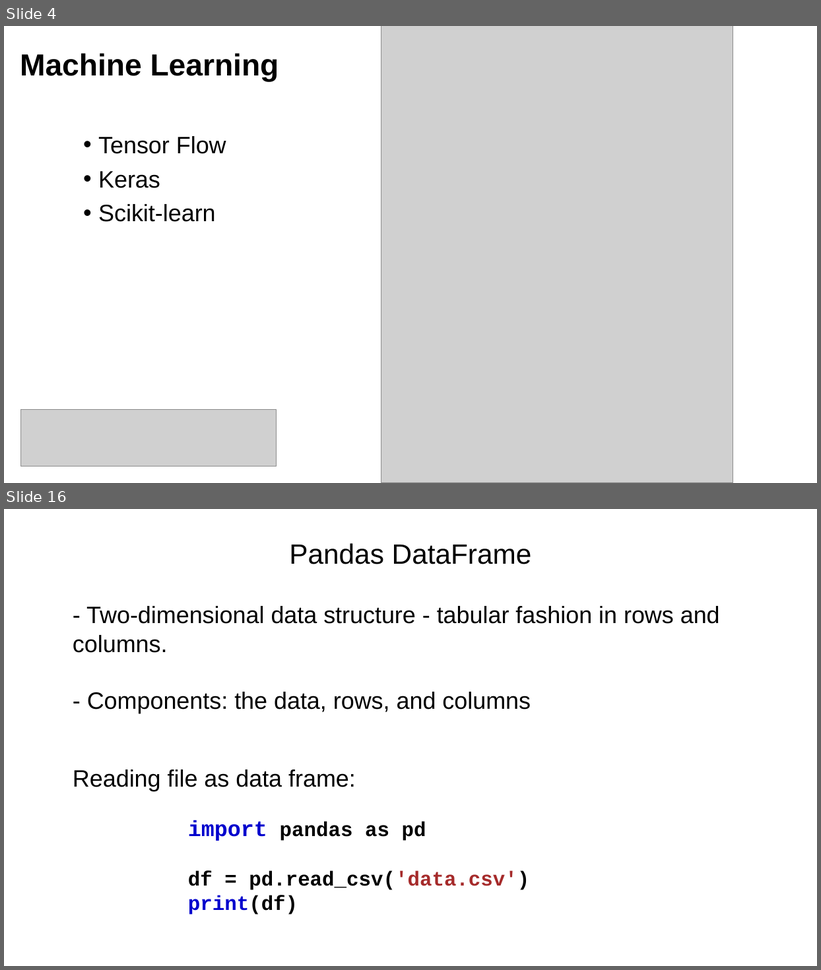
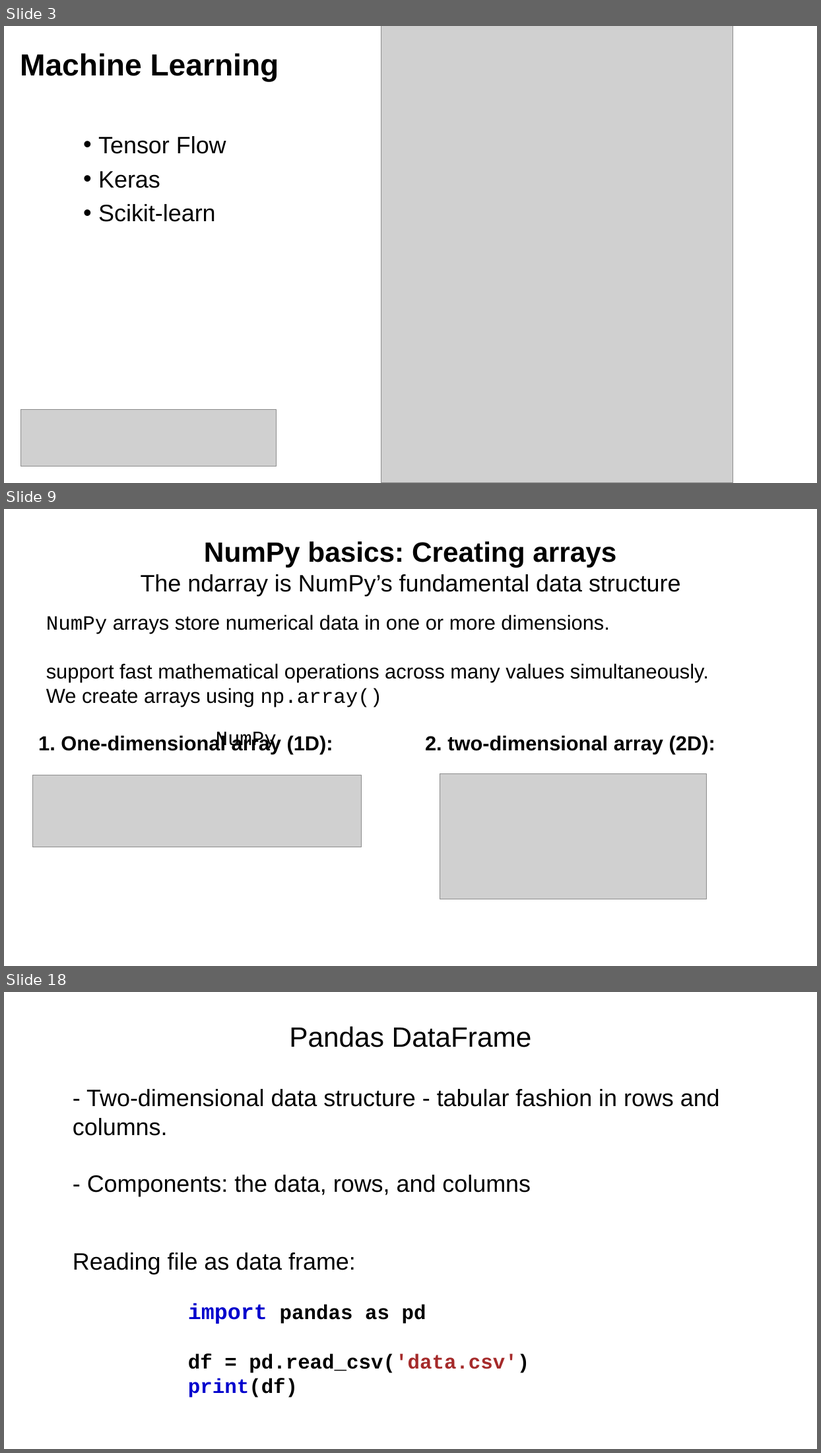
Before and after one commit to tparchman/F26_BIOL792, a slide deck: week11_python_pandas_numpyI/python11_numpy_pandas.pptx. Shown one above the other, each under a label of ours: slides 4 and 16 before the commit, slides 3, 9 and 18 after it; the slides between them are not shown. The pictures are 821x970 and 821x1453 pixels, drawn with LibreOffice and Linux fonts; fonts in the diff are those of the drawing; grey boxes stand for pictures. Boxes give left, top, right and bottom in pixels: in the first picture for what was removed or moved away, otherwise in the second. Text is boxed around its words. In the diff, an @@ line names an element or a change of style, - is before the commit and + after.

```diff
--- a/week11_python_pandas_numpyI/python11_numpy_pandas.pptx
+++ b/week11_python_pandas_numpyI/python11_numpy_pandas.pptx
@@ slide 9 added at box(4, 509, 817, 966), background #FFFFFF @@
@@ text added at box(141, 541, 681, 596), 28 pt, text #000000 @@
+NumPy basics: Creating arrays
+The ndarray is NumPy’s fundamental data structure
@@ text added at box(46, 615, 709, 708), 24 pt, text #000000 @@
+NumPy arrays store numerical data in one or more dimensions.
+support fast mathematical operations across many values simultaneously.
+We create arrays using np.array()
@@ text added at box(38, 735, 333, 755), 24 pt, text #000000, bold @@
+1. One-dimensional array (1D):
@@ text added at box(216, 731, 277, 751), 24 pt, text #000000 @@
+NumPy
@@ text added at box(425, 735, 715, 755), 24 pt, text #000000, bold @@
+2. two-dimensional array (2D):
@@ picture added at box(32, 776, 362, 848) @@
@@ picture added at box(440, 774, 707, 900) @@
@@ what was slide 4 is now slide 3 @@
@@ what was slide 16 is now slide 18 @@
```
Also in this commit, not shown: 7 slides changed, 7 other slides added, 6 slides removed, 1 other file.
